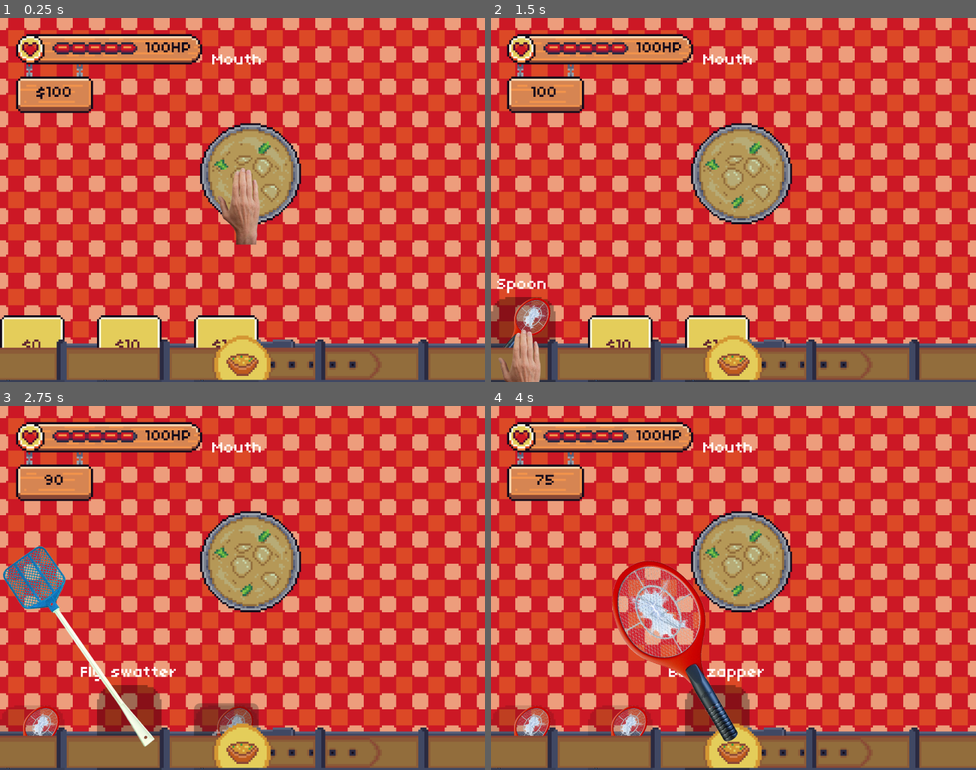
Above: before the commit, frames 1-4 (two rows, left to right).
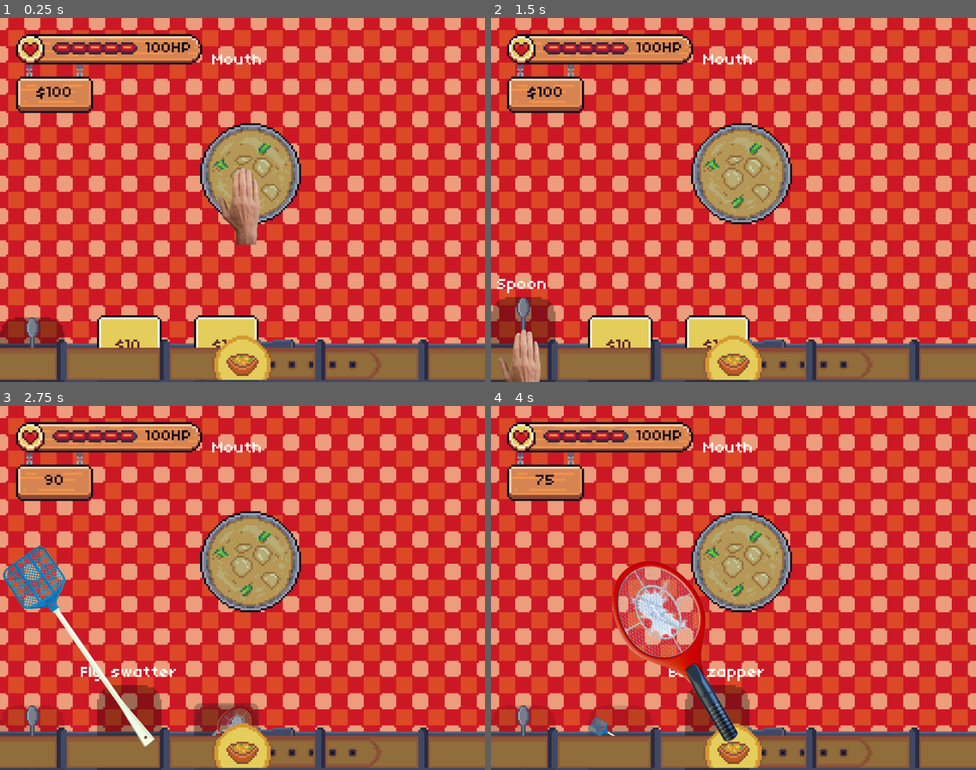
Above: after the commit, the same moments.

Repository: mattismoel/rage-room
Game: Godot game, scene res://scenes/game.tscn
Two runs of this game, one before a commit and one after it. Both use one fixed random seed, a clock stepped at 60 frames per second and the inputs below. The engine's default icon, where the game draws it, is replaced by a stand-in: a white triangle on a blue panel in a dark square.
Inputs (mouse positions are in pixels of both pictures, inside the frame that each line leads up to):
- Up to frame 1 (0.25 s): no input
- Up to frame 2 (1.5 s): click (524, 349) at 0.5 s, where only the run before the commit has a clickable "$0"; click (524, 360) at 1.25 s
- Up to frame 3 (2.75 s): click "$10" at 2 s
- Up to frame 4 (4 s): click (621, 748) at 2.75 s; click "$15" at 3.5 s

The runs differ from the first frame. In frame 1, 1.2% of the frame differs, in the area x 0-22%, y 81-100%; in frame 2, 0.7%; in frame 3, 0.5%; in frame 4, 1.1%.

Commit message:
added icon for preview of equipment in the slots

Diff:
--- a/scenes/equipment/entries/bug_zapper.tres
+++ b/scenes/equipment/entries/bug_zapper.tres
@@ -1,11 +1,14 @@
-[gd_resource type="Resource" script_class="EquipmentEntry" load_steps=3 format=3 uid="uid://dy1f754kra1gv"]
+[gd_resource type="Resource" script_class="EquipmentEntry" load_steps=4 format=3 uid="uid://dy1f754kra1gv"]
 
 [ext_resource type="PackedScene" uid="uid://ytos3fkkwwof" path="res://scenes/equipment/bug_zapper.tscn" id="1_5h4gw"]
+[ext_resource type="Texture2D" uid="uid://bx5l7h32g5k41" path="res://assets/equipment/bug_zapper.png" id="1_67b5n"]
 [ext_resource type="Script" uid="uid://c3n2s4jlpujkh" path="res://scenes/equipment/equipment_entry.gd" id="2_67b5n"]
 
 [resource]
 script = ExtResource("2_67b5n")
 name = "Bug zapper"
+icon_preview = ExtResource("1_67b5n")
 scene = ExtResource("1_5h4gw")
 cost = 15
+is_unlocked = false
 metadata/_custom_type_script = "uid://c3n2s4jlpujkh"
--- a/scenes/equipment/entries/flyswatter.tres
+++ b/scenes/equipment/entries/flyswatter.tres
@@ -1,11 +1,13 @@
-[gd_resource type="Resource" script_class="EquipmentEntry" load_steps=3 format=3 uid="uid://crrud54yx74ob"]
+[gd_resource type="Resource" script_class="EquipmentEntry" load_steps=4 format=3 uid="uid://crrud54yx74ob"]
 
 [ext_resource type="PackedScene" uid="uid://crbgnq0h1g3ym" path="res://scenes/equipment/flyswatter.tscn" id="1_dl5au"]
+[ext_resource type="Texture2D" uid="uid://c3n6gq3kiutqc" path="res://assets/equipment/flyswatter.png" id="1_eipsb"]
 [ext_resource type="Script" uid="uid://c3n2s4jlpujkh" path="res://scenes/equipment/equipment_entry.gd" id="2_eipsb"]
 
 [resource]
 script = ExtResource("2_eipsb")
 name = "Fly swatter"
+icon_preview = ExtResource("1_eipsb")
 scene = ExtResource("1_dl5au")
 cost = 10
 is_unlocked = false
--- a/scenes/equipment/entries/spoon.tres
+++ b/scenes/equipment/entries/spoon.tres
@@ -1,11 +1,13 @@
-[gd_resource type="Resource" script_class="EquipmentEntry" load_steps=3 format=3 uid="uid://r1eajmc151of"]
+[gd_resource type="Resource" script_class="EquipmentEntry" load_steps=4 format=3 uid="uid://r1eajmc151of"]
 
 [ext_resource type="Script" uid="uid://c3n2s4jlpujkh" path="res://scenes/equipment/equipment_entry.gd" id="1_8uwef"]
 [ext_resource type="PackedScene" uid="uid://cxf3is8nrir28" path="res://scenes/equipment/spoon/spoon.tscn" id="1_em57d"]
+[ext_resource type="Texture2D" uid="uid://dabwqdcstrb3b" path="res://assets/equipment/spoon.png" id="1_o117j"]
 
 [resource]
 script = ExtResource("1_8uwef")
 name = "Spoon"
+icon_preview = ExtResource("1_o117j")
 scene = ExtResource("1_em57d")
 cost = 0
 is_unlocked = true
--- a/scenes/equipment/equipment_entry.gd
+++ b/scenes/equipment/equipment_entry.gd
@@ -2,6 +2,7 @@
 extends Resource
 
 @export var name: String
+@export var icon_preview: CompressedTexture2D
 
 ## The scene to be spawned
 @export var scene: PackedScene
--- a/scenes/inventory/inventory.gd
+++ b/scenes/inventory/inventory.gd
@@ -23,6 +23,10 @@
 		slot.mouse_exited.connect(func(): entry_exited.emit(entry))
 		slot.pressed.connect(func(): entry_pressed.emit(entry))
 
+		## Remove the buy button etc. if the entry is already unlocked
+		if entry.is_unlocked:
+			slot.unlock()
+
 		_slot_container.add_child(slot)
 		_slots.append(slot)
 
--- a/scenes/inventory/inventory_slot.gd
+++ b/scenes/inventory/inventory_slot.gd
@@ -37,6 +37,7 @@
 	if new_entry == null: return clear()
 	entry = new_entry
 
+	_item_texture.texture = entry.icon_preview
 	_item_texture.show()
 	_title_label.text = entry.name
 	_buy_button.text = "$%d" % entry.cost
--- a/scenes/inventory/inventory_slot.tscn
+++ b/scenes/inventory/inventory_slot.tscn
@@ -2,7 +2,7 @@
 
 [ext_resource type="Script" uid="uid://bxcl32ibl8vgx" path="res://scenes/inventory/inventory_slot.gd" id="1_5agom"]
 [ext_resource type="Texture2D" uid="uid://357l16nln1ge" path="res://scenes/inventory/inventory_slot.png" id="2_c7w7p"]
-[ext_resource type="Texture2D" uid="uid://bx5l7h32g5k41" path="res://assets/equipment/bug_zapper.png" id="2_u6pog"]
+[ext_resource type="Texture2D" uid="uid://c3n6gq3kiutqc" path="res://assets/equipment/flyswatter.png" id="3_c7w7p"]
 
 [sub_resource type="StyleBoxEmpty" id="StyleBoxEmpty_c00wg"]
 
@@ -148,18 +148,18 @@
 theme_override_styles/hover = SubResource("StyleBoxEmpty_u6pog")
 theme_override_styles/pressed = SubResource("StyleBoxEmpty_c7w7p")
 theme_override_styles/normal = SubResource("StyleBoxEmpty_0uvgv")
-disabled = true
 icon = ExtResource("2_c7w7p")
 
 [node name="EquipmentSprite" type="TextureRect" parent="MovableOnHover/SelectButton"]
 layout_mode = 1
 anchors_preset = 10
 anchor_right = 1.0
+offset_bottom = 32.0
 grow_horizontal = 2
 mouse_filter = 2
 mouse_default_cursor_shape = 2
-texture = ExtResource("2_u6pog")
-expand_mode = 5
+texture = ExtResource("3_c7w7p")
+expand_mode = 2
 stretch_mode = 5
 
 [node name="BuyButton" type="Button" parent="MovableOnHover"]
Binary file added: assets/equipment/spoon.png
Not shown, added: assets/equipment/spoon.png.import
